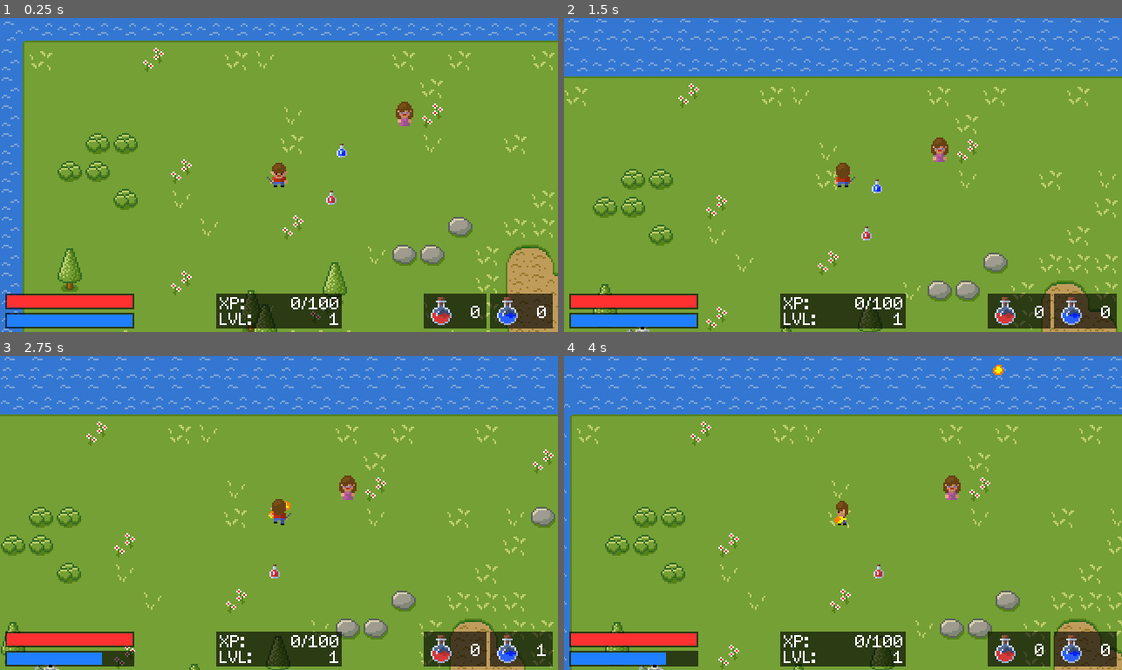
Above: before the commit, frames 1-4 (two rows, left to right).
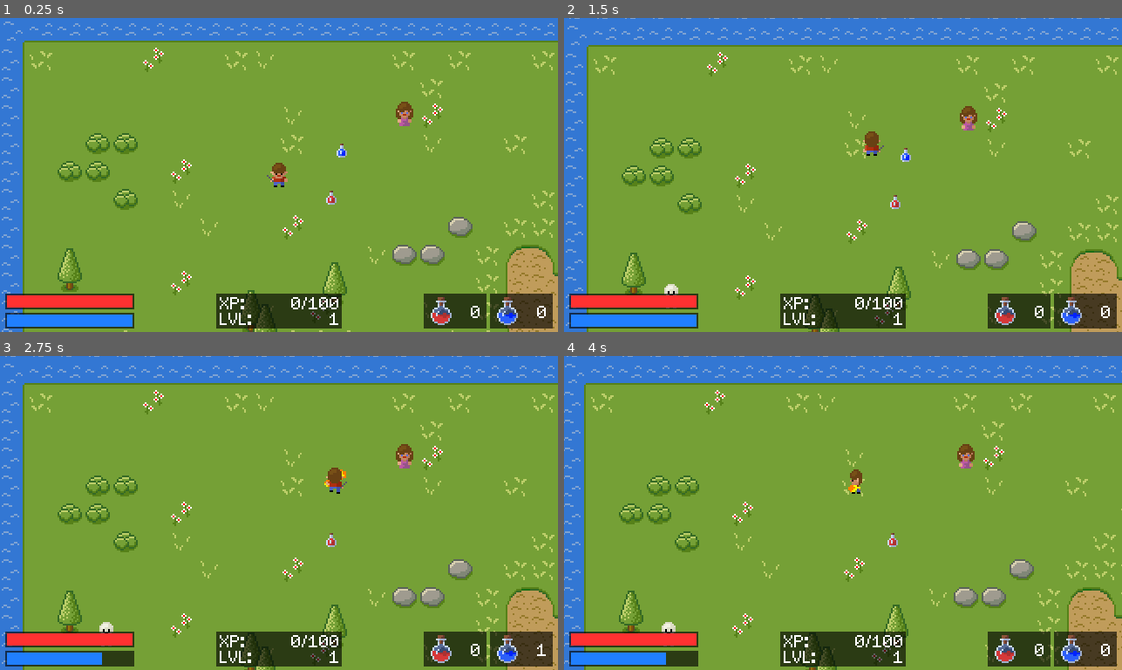
Above: after the commit, the same moments.

Repository: davidepesce/SimpleRPG
Game: Godot game, scene res://Scenes/Main.tscn
The game is run twice, just before and just after one commit, with the same random seed, the same clock (stepped at 60 frames per second) and the same inputs. Sound files missing from this copy of the repository are replaced by a short silence.
Inputs (mouse positions are in pixels of both pictures, inside the frame that each line leads up to):
- Up to frame 1 (0.25 s): no input
- Up to frame 2 (1.5 s): tap Enter at 0.5 s; drag from (843, 175) to (898, 105) at 0.52 s; drag from (731, 190) to (865, 234) at 1.27 s
- Up to frame 3 (2.75 s): tap Space (attack) at 2 s; move the mouse to (334, 443) at 2.02 s; hold Right (ui_right) from 2.03 s (still down); hold Space (attack) from 2.03 s (still down); tap Ctrl (fireball) at 2.3 s
- Up to frame 4 (4 s): release Right (ui_right) at 2.75 s; release Space (attack) at 2.75 s; drag from (815, 575) to (675, 465) at 2.77 s; move the mouse to (1010, 560) at 3.52 s; hold Left (ui_left) from 3.53 s (still down); hold . (drink_mana) from 3.53 s (still down); tap Ctrl (fireball) at 3.8 s

The runs differ from the first frame. In frame 1, less than 0.1% of the frame differs, in the area x 47-52%, y 50-53%; in frame 2, 23%; in frame 3, 24%, in the area x 0-100%, y 0-100%; in frame 4, 21%.

Commit message:
Fixed drag margin

Diff:
--- a/Scenes/Main.tscn
+++ b/Scenes/Main.tscn
@@ -64,6 +64,11 @@
 "name": "left_walk",
 "speed": 10.0
 }, {
+"frames": [ ExtResource( 2 ), ExtResource( 24 ), ExtResource( 2 ), ExtResource( 25 ) ],
+"loop": true,
+"name": "down_walk",
+"speed": 10.0
+}, {
 "frames": [ ExtResource( 13 ), ExtResource( 14 ) ],
 "loop": true,
 "name": "up_idle",
@@ -79,31 +84,31 @@
 "name": "up_walk",
 "speed": 10.0
 }, {
-"frames": [ ExtResource( 2 ), ExtResource( 24 ), ExtResource( 2 ), ExtResource( 25 ) ],
-"loop": true,
-"name": "down_walk",
-"speed": 10.0
+"frames": [ ExtResource( 5 ), ExtResource( 6 ), ExtResource( 7 ) ],
+"loop": false,
+"name": "left_attack",
+"speed": 7.0
+}, {
+"frames": [ ExtResource( 8 ), ExtResource( 11 ), ExtResource( 12 ) ],
+"loop": false,
+"name": "right_attack",
+"speed": 7.0
+}, {
+"frames": [ ExtResource( 13 ), ExtResource( 19 ), ExtResource( 20 ) ],
+"loop": false,
+"name": "up_attack",
+"speed": 7.0
 }, {
 "frames": [ ExtResource( 2 ), ExtResource( 21 ) ],
 "loop": true,
 "name": "down_idle",
 "speed": 1.0
 }, {
-"frames": [ ExtResource( 8 ), ExtResource( 11 ), ExtResource( 12 ) ],
-"loop": false,
-"name": "right_attack",
-"speed": 7.0
-}, {
 "frames": [ ExtResource( 5 ), ExtResource( 17 ) ],
 "loop": true,
 "name": "left_idle",
 "speed": 1.0
 }, {
-"frames": [ ExtResource( 13 ), ExtResource( 19 ), ExtResource( 20 ) ],
-"loop": false,
-"name": "up_attack",
-"speed": 7.0
-}, {
 "frames": [ ExtResource( 8 ), ExtResource( 9 ), ExtResource( 8 ), ExtResource( 10 ) ],
 "loop": true,
 "name": "right_walk",
@@ -114,29 +119,24 @@
 "name": "down_attack",
 "speed": 7.0
 }, {
-"frames": [ ExtResource( 5 ), ExtResource( 6 ), ExtResource( 7 ) ],
-"loop": false,
-"name": "left_attack",
-"speed": 7.0
-}, {
 "frames": [ ExtResource( 5 ), ExtResource( 30 ), ExtResource( 31 ) ],
 "loop": false,
 "name": "left_fireball",
 "speed": 7.0
 }, {
+"frames": [ ExtResource( 2 ), ExtResource( 32 ), ExtResource( 33 ) ],
+"loop": false,
+"name": "down_fireball",
+"speed": 7.0
+}, {
+"frames": [ ExtResource( 13 ), ExtResource( 28 ), ExtResource( 29 ) ],
+"loop": false,
+"name": "up_fireball",
+"speed": 7.0
+}, {
 "frames": [ ExtResource( 8 ), ExtResource( 26 ), ExtResource( 27 ) ],
 "loop": false,
 "name": "right_fireball",
-"speed": 7.0
-}, {
-"frames": [ ExtResource( 13 ), ExtResource( 28 ), ExtResource( 29 ) ],
-"loop": false,
-"name": "up_fireball",
-"speed": 7.0
-}, {
-"frames": [ ExtResource( 2 ), ExtResource( 32 ), ExtResource( 33 ) ],
-"loop": false,
-"name": "down_fireball",
 "speed": 7.0
 } ]
 
@@ -211,6 +211,7 @@
 [node name="Sprite" type="AnimatedSprite" parent="Player"]
 frames = SubResource( 1 )
 animation = "down_idle"
+frame = 1
 playing = true
 
 [node name="CollisionShape2D" type="CollisionShape2D" parent="Player"]
@@ -218,6 +219,8 @@
 
 [node name="Camera2D" type="Camera2D" parent="Player"]
 current = true
+drag_margin_h_enabled = true
+drag_margin_v_enabled = true
 
 [node name="RayCast2D" type="RayCast2D" parent="Player"]
 enabled = true
Not shown: 1 places in Scenes/Main.tscn that only renumber resources
